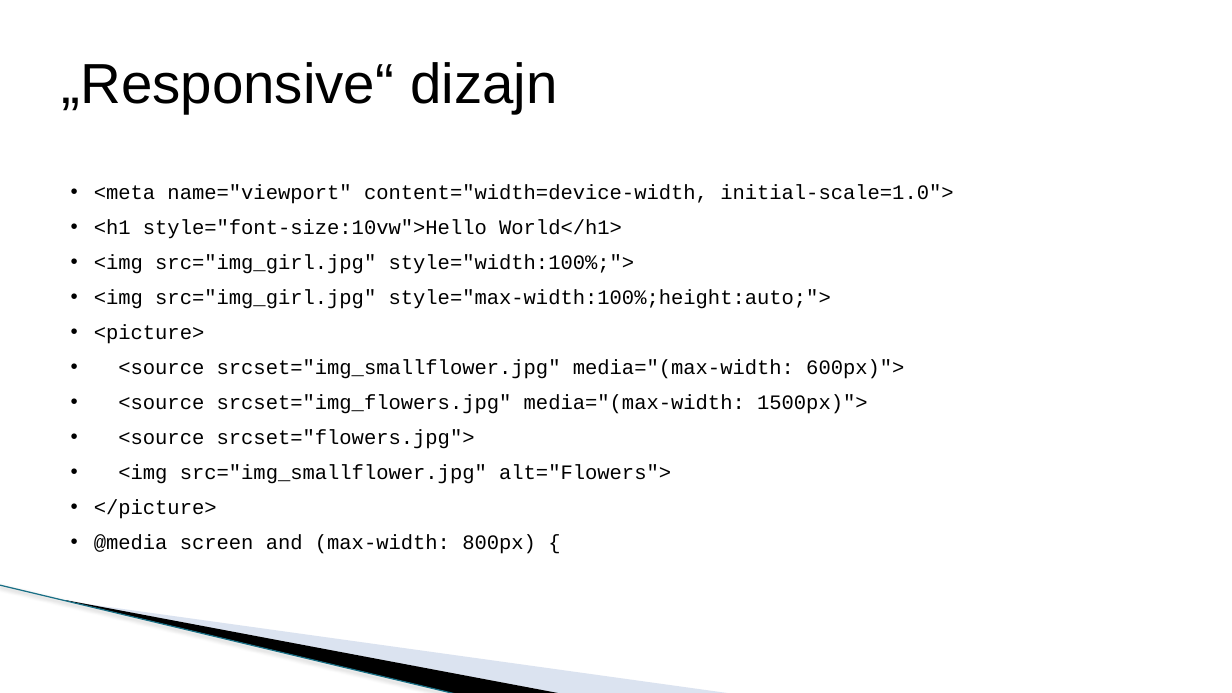
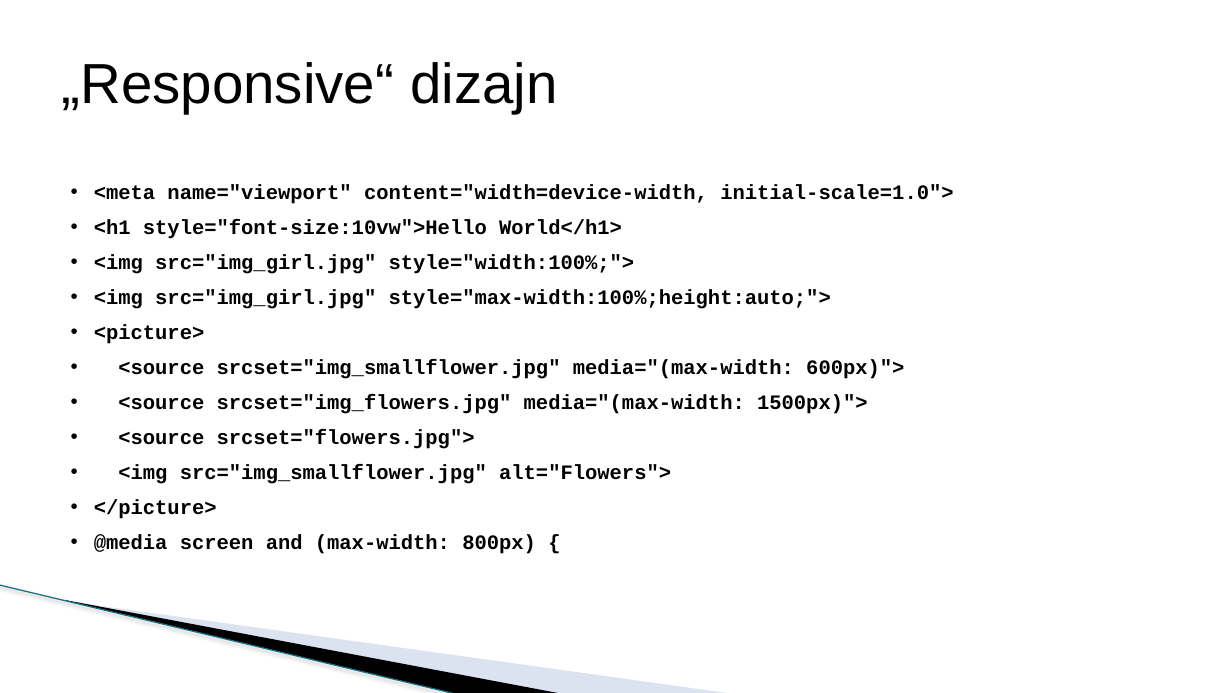
Before and after one commit to todalexcode/kurs-front-end, a slide deck: slide 19 of sesija-21/PPT/Front-End Developer-21.pptx. Drawn at 1232x693 pixels with LibreOffice and Linux fonts; fonts in the diff are those of the drawing; background and template pictures are left out. Boxes give left, top, right and bottom in pixels: in the first picture for what was removed or moved away, otherwise in the second. Text is boxed around its words. In the diff, an @@ line names an element or a change of style, - is before the commit and + after.

```diff
--- a/sesija-21/PPT/Front-End Developer-21.pptx
+++ b/sesija-21/PPT/Front-End Developer-21.pptx
@@ text "<meta name="viewport" content="width=device-width, initial-s ..." at box(94, 184, 953, 554): bold on @@
```
Also in this commit, not shown: 1 other slide changed, 4 other files.
